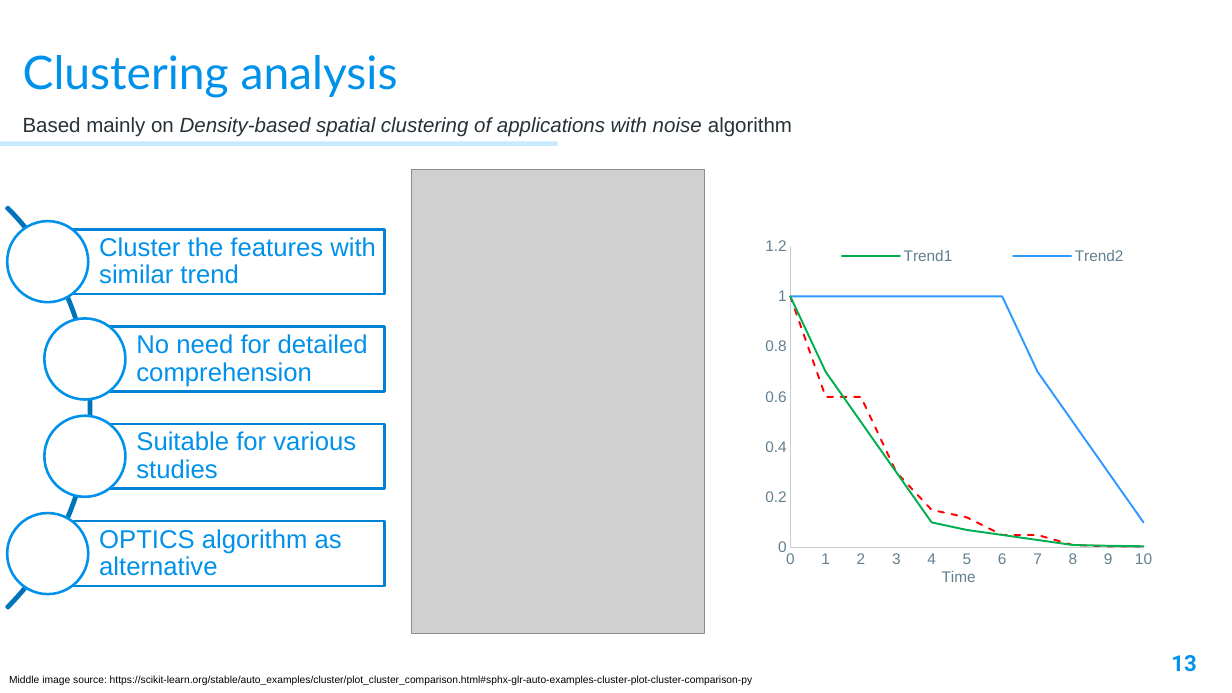
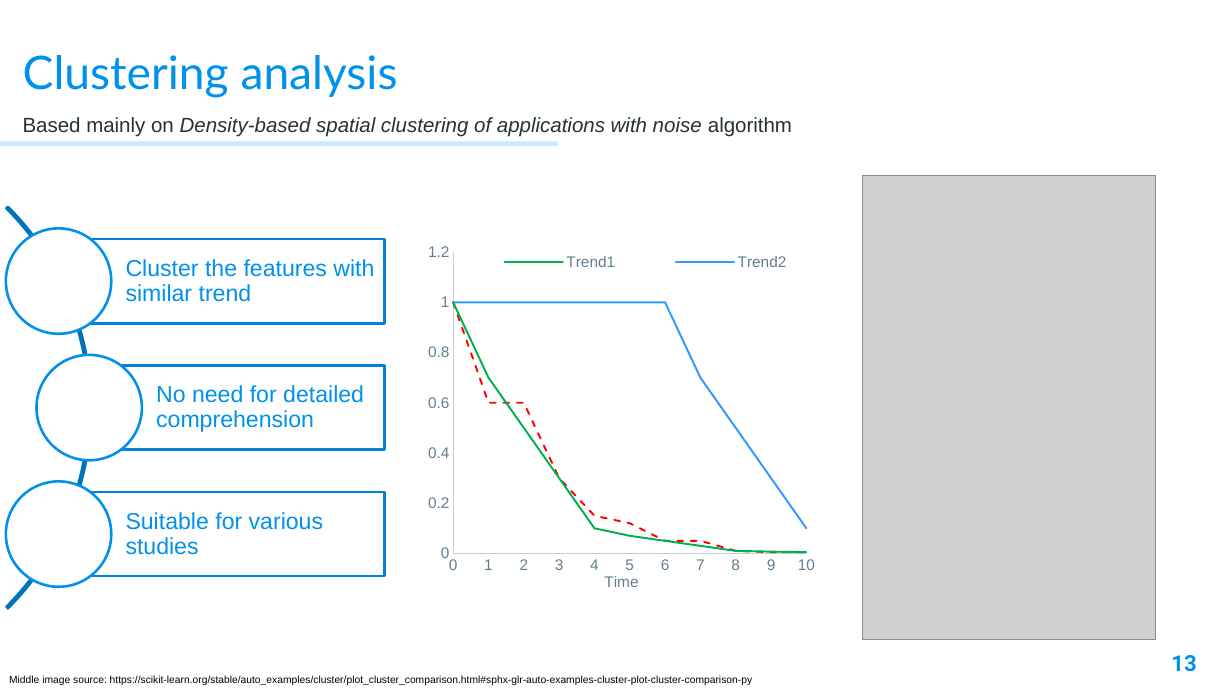
Before and after one commit to XiminHu/mass-suite, a slide deck: slide 13 of doc/20210326 ACS presentation.pptx. Drawn at 1232x693 pixels with LibreOffice and Linux fonts; fonts in the diff are those of the drawing; grey boxes stand for pictures; background and template pictures are left out. Boxes give left, top, right and bottom in pixels: in the first picture for what was removed or moved away, otherwise in the second. Text is boxed around its words. In the diff, an @@ line names an element or a change of style, - is before the commit and + after.

```diff
--- a/doc/20210326 ACS presentation.pptx
+++ b/doc/20210326 ACS presentation.pptx
@@ picture: place and size @@
-picture at <box>411,169,704,634</box>
+picture at <box>863,176,1156,640</box>
@@ ellipse: place and size @@
-ellipse at <box>7,221,89,302</box>
+ellipse at <box>6,228,111,334</box>
@@ text "Cluster the features with similar ...": place and size @@
-text "Cluster the features with similar ..." at <box>99,237,376,284</box>
+text "Cluster the features with similar ..." at <box>126,259,374,302</box>
@@ rectangle: place and size @@
-rectangle at <box>48,229,384,294</box>
+rectangle at <box>58,239,384,323</box>
@@ scatter lines chart: place and size @@
-scatter lines chart at <box>738,230,1166,590</box>
+scatter lines chart at <box>402,236,830,595</box>
@@ rectangle removed at <box>85,326,384,391</box> @@
@@ ellipse: place and size @@
-ellipse at <box>44,319,126,400</box>
+ellipse at <box>37,355,142,460</box>
@@ text "No need for detailed comprehension": place and size @@
-text "No need for detailed comprehension" at <box>136,334,368,387</box>
+text "No need for detailed comprehension" at <box>156,385,364,432</box>
@@ rectangle: place and size @@
-rectangle at <box>85,424,384,489</box>
+rectangle at <box>90,366,385,450</box>
@@ ellipse removed at <box>44,416,126,497</box> @@
@@ ellipse: place and size @@
-ellipse at <box>7,513,89,594</box>
+ellipse at <box>6,482,111,587</box>
@@ size 20 to 18 pt in 3 elements at <box>126,259,374,302</box>, <box>156,385,364,432</box>, <box>126,512,323,555</box> @@
@@ text "Suitable for various studies": place and size @@
-text "Suitable for various studies" at <box>136,431,356,479</box>
+text "Suitable for various studies" at <box>126,512,323,555</box>
@@ rectangle: place and size @@
-rectangle at <box>48,521,384,586</box>
+rectangle at <box>58,492,384,576</box>
@@ text removed at <box>99,529,342,576</box> @@
-OPTICS algorithm as alternative
```
Also in this commit, not shown: 16 other slides changed, 1 slide added, 1 slide removed, 22 other files.
